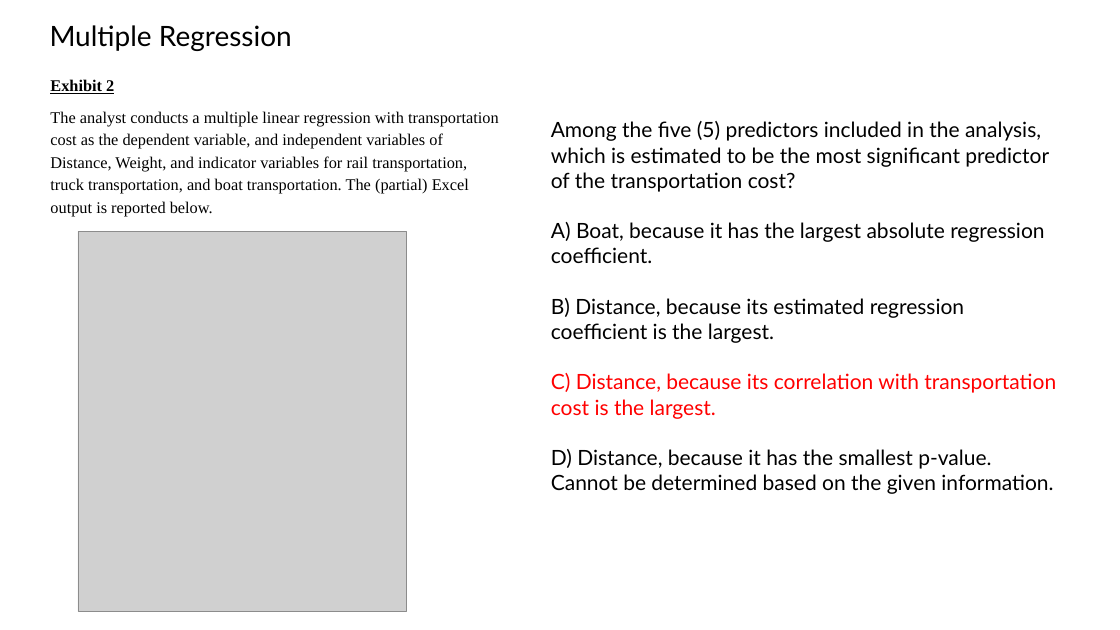
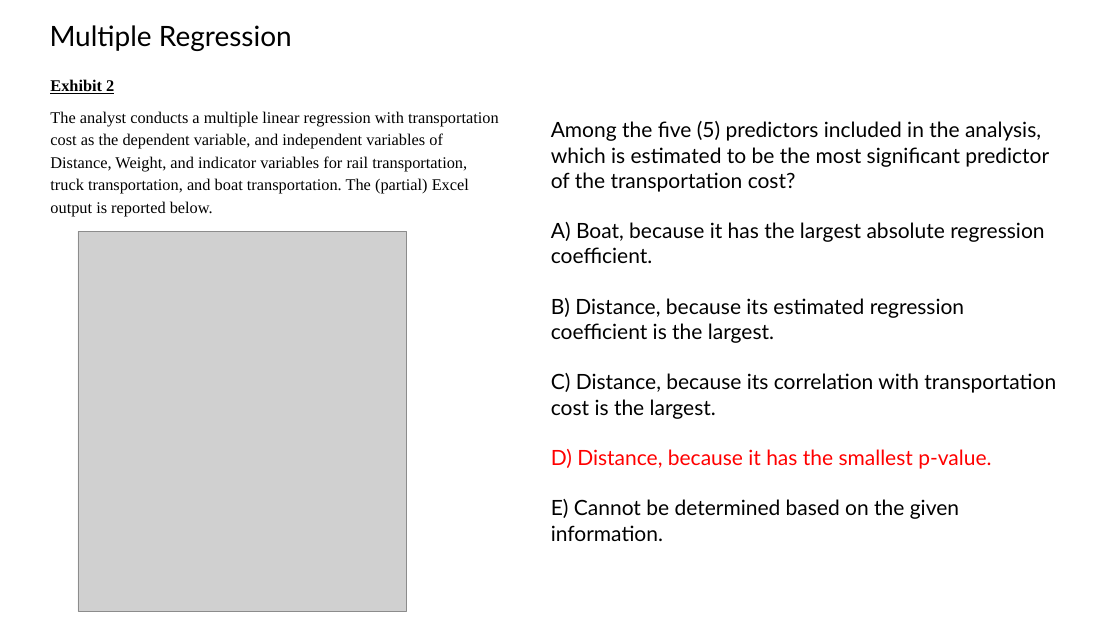
Before and after one commit to davi-moreira/2026S_business_statistics_purdue_MGMT305, a slide deck: slide 3 of lecture_slides/15_chapter_multiple_regression/_practice_exercises/15_chapter_practice_exercises.pptx. Drawn at 1120x630 pixels with LibreOffice and Linux fonts; fonts in the diff are those of the drawing; grey boxes stand for pictures. Boxes give left, top, right and bottom in pixels: in the first picture for what was removed or moved away, otherwise in the second. Text is boxed around its words. In the diff, an @@ line names an element or a change of style, - is before the commit and + after.

```diff
--- a/lecture_slides/15_chapter_multiple_regression/_practice_exercises/15_chapter_practice_exercises.pptx
+++ b/lecture_slides/15_chapter_multiple_regression/_practice_exercises/15_chapter_practice_exercises.pptx
@@ text at [551, 373, 1056, 469]: text colour #FF0000 to #000000 in "C) Distance, because its correlation with transportation ..."; text colour #000000 to #FF0000 in "D) Distance, because it has the smallest ..." @@
@@ text at [551, 499, 959, 541]: text changed @@
-Cannot be determined based on the given information.
+E) Cannot be determined based on the given information.
```
Also in this commit, not shown: 1 other slide changed, 7 other files.
